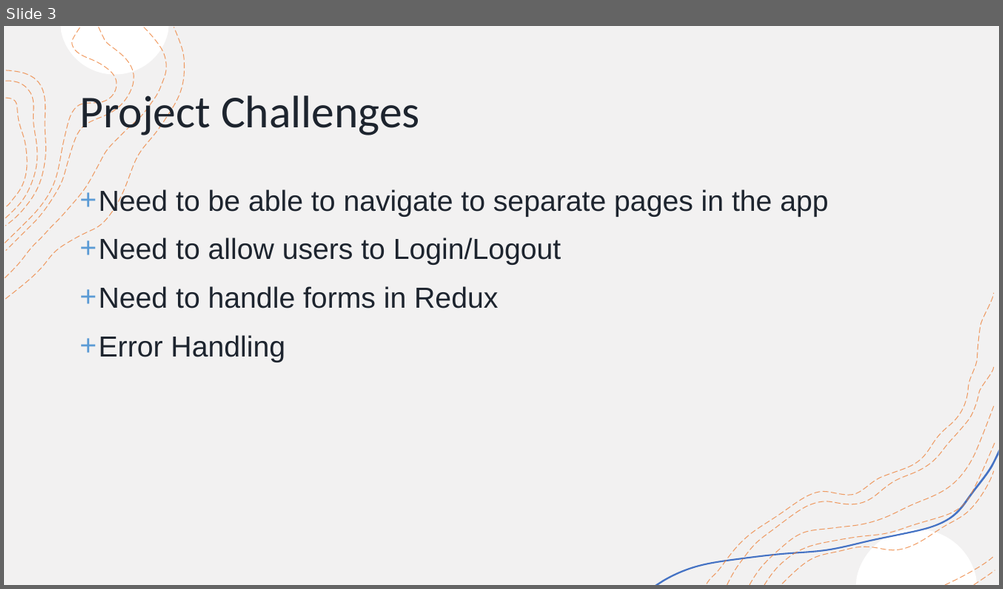
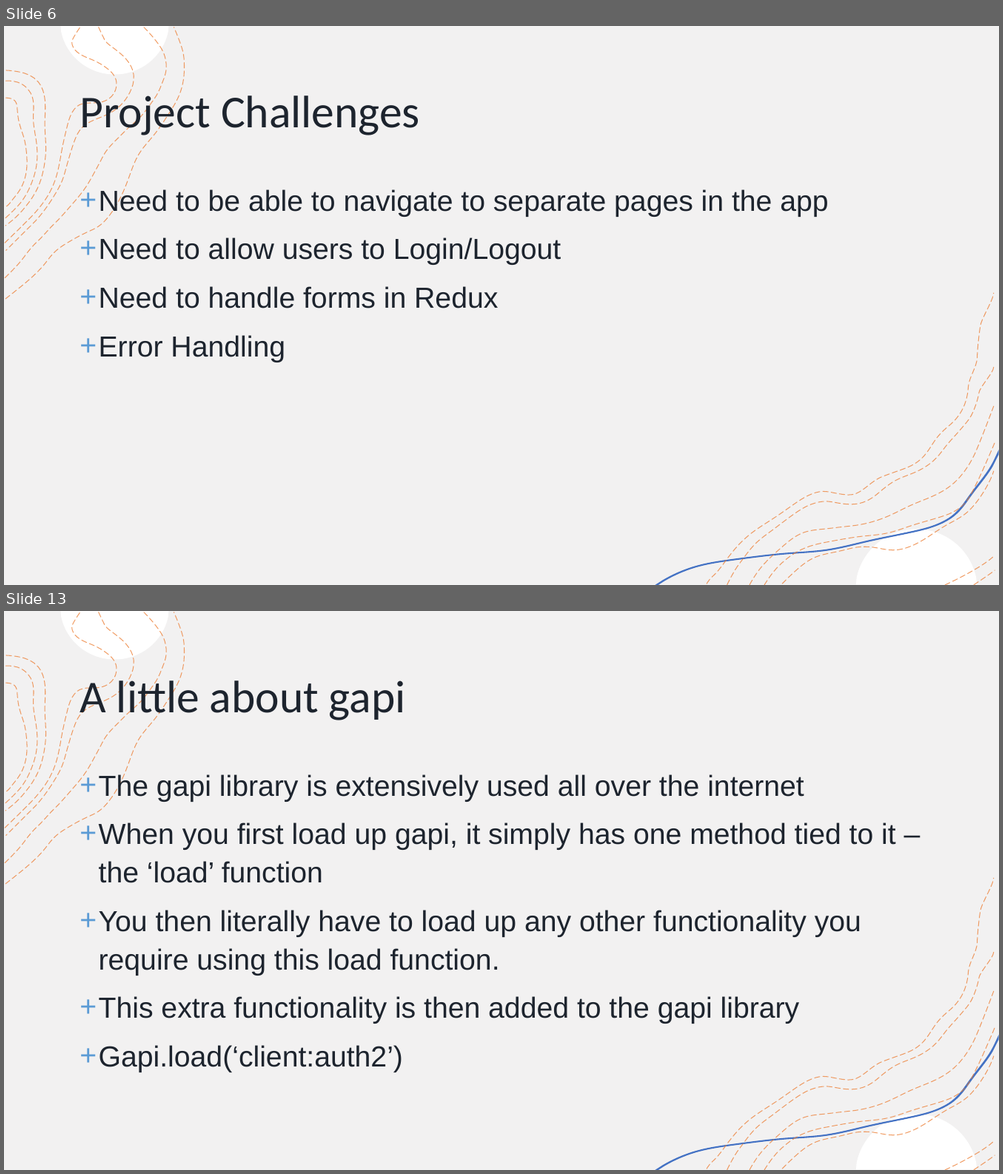
Before and after one commit to SudarshanSuryaprakash/ASM, a slide deck: ProjectPresentation.pptx. Shown one above the other, each under a label of ours: slide 3 before the commit, slides 6 and 13 after it; the slides between them are not shown. The pictures are 1003x589 and 1003x1174 pixels, drawn with LibreOffice and Linux fonts; fonts in the diff are those of the drawing. Boxes give left, top, right and bottom in pixels: in the first picture for what was removed or moved away, otherwise in the second. Text is boxed around its words. In the diff, an @@ line names an element or a change of style, - is before the commit and + after.

```diff
--- a/ProjectPresentation.pptx
+++ b/ProjectPresentation.pptx
@@ slide 13 added at (4, 611, 999, 1170), background #FFFFFF; not listed: 18 template elements that a slide beside it also shows @@
@@ title added at (79, 675, 406, 723), 44 pt, text #1D242E @@
+A little about gapi
@@ text added at (99, 774, 896, 1073), 28 pt, text #1D242E @@
++ The gapi library is extensively used all over the internet
++ When you first load up gapi, it simply has one method tied to it – the ‘load’ function
++ You then literally have to load up any other functionality you require using this load function.
++ This extra functionality is then added to the gapi library
++ Gapi.load(‘client:auth2’)
@@ what was slide 3 is now slide 6 @@
```
Also in this commit, not shown: 1 slide changed, 12 other slides added, 1 slide removed, 4 other files.
